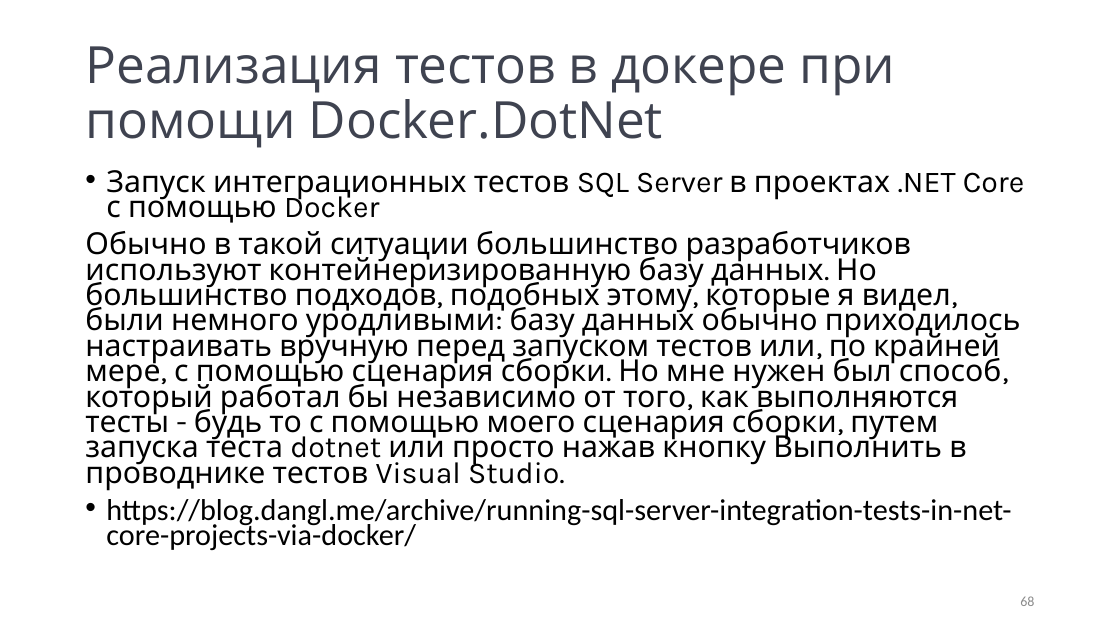
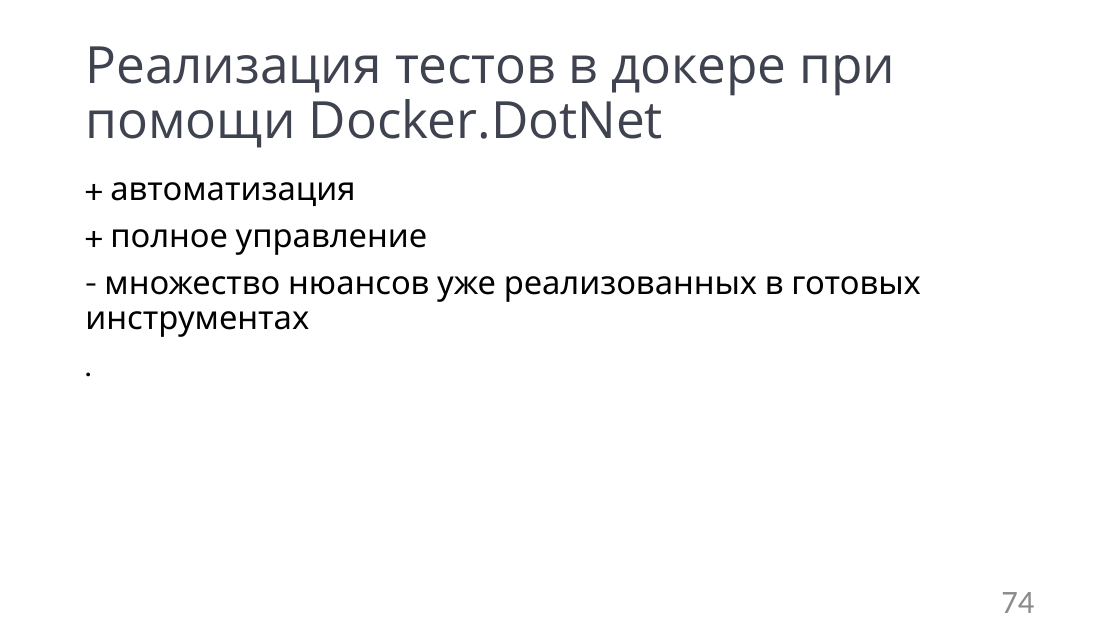
Before and after one commit to Sa1Gur/DbTest.Containers, a slide deck: slide 74 of DbaseTesting.pptx (slide 68 before the commit). Drawn at 1120x630 pixels with LibreOffice and Linux fonts; fonts in the diff are those of the drawing. Boxes give left, top, right and bottom in pixels: in the first picture for what was removed or moved away, otherwise in the second. Text is boxed around its words. In the diff, an @@ line names an element or a change of style, - is before the commit and + after.

```diff
--- a/DbaseTesting.pptx
+++ b/DbaseTesting.pptx
@@ text at (85,182,921,337): text changed; size 25.9 to 28 pt @@
-• Запуск интеграционных тестов SQL Server в проектах .NET Core с помощью Docker
-Обычно в такой ситуации большинство разработчиков используют контейнеризированную базу данных. Но большинство подходов, подобных этому, которые я видел, были немного уродливыми: базу данных обычно приходилось настраивать вручную перед запуском тестов или, по крайней мере, с помощью сценария сборки. Но мне нужен был способ, который работал бы независимо от того, как выполняются тесты - будь то с помощью моего сценария сборки, путем запуска теста dotnet или просто нажав кнопку Выполнить в проводнике тестов Visual Studio.
-• https://blog.dangl.me/archive/running-sql-server-integration-tests-in-net-core-projects-via-docker/
++ автоматизация
++ полное управление
+- множество нюансов уже реализованных в готовых инструментах
+.
@@ page number at (1001,592,1034,613): text changed; size 12 to 28 pt @@
-68
+74
```
Also in this commit, not shown: 31 other slides changed, 26 slides added, 18 slides removed, 9 other files.
